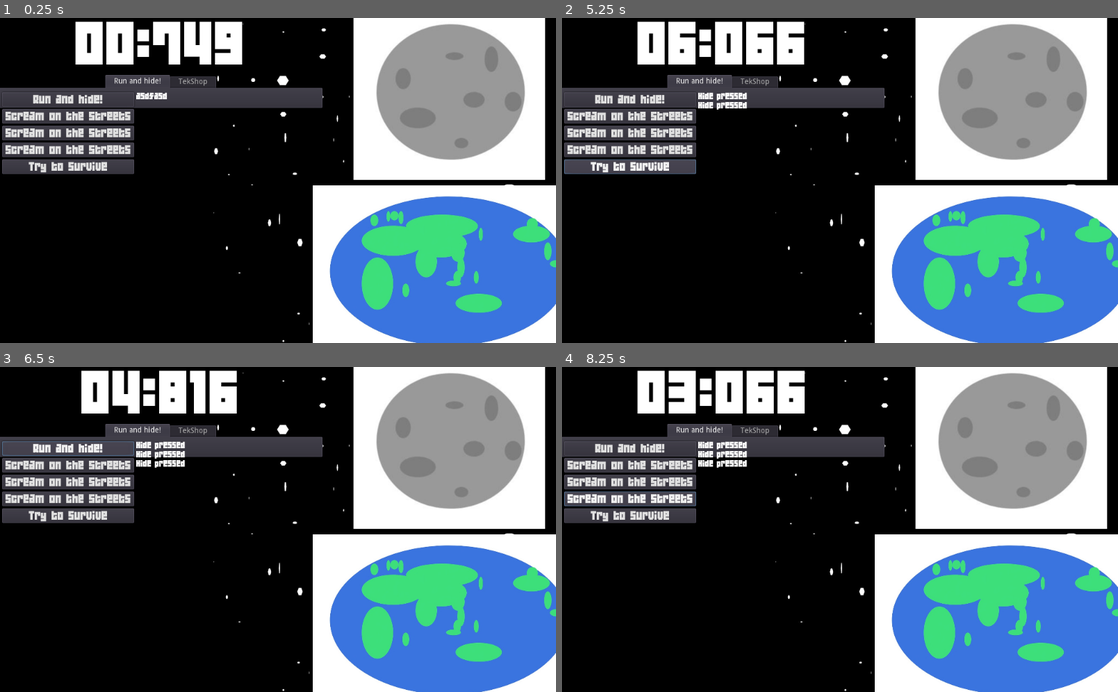
Above: before the commit, frames 1-4 (two rows, left to right).
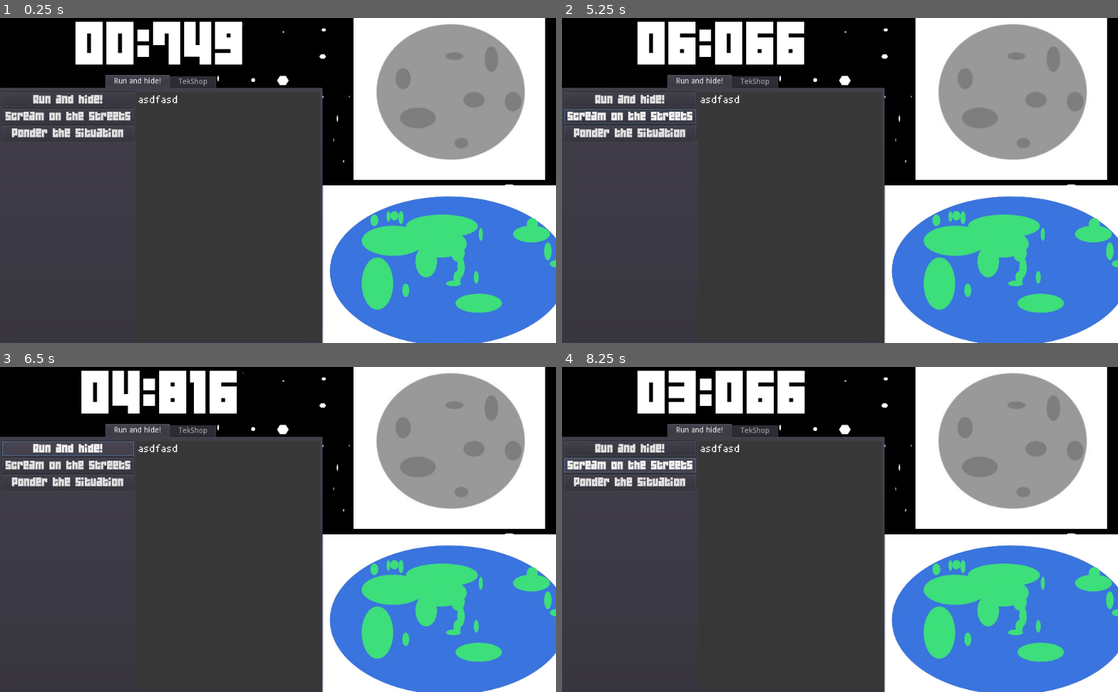
Above: after the commit, the same moments.

Repository: AngelOnFira/ludum-50
Game: Godot game, scene res://Main.tscn
Two runs of this game, one before a commit and one after it. Both use one fixed random seed, a clock stepped at 60 frames per second and the inputs below.
Inputs (mouse positions are in pixels of both pictures, inside the frame that each line leads up to):
- Up to frame 1 (0.25 s): no input
- Up to frame 2 (5.25 s): click "Run and hide!" at 0.5 s; click "Continue" at 1.25 s; click "Scream on the streets" at 2 s; click "Scream on the streets" at 2.75 s; click "Scream on the streets" (after the commit: "Ponder the situation") at 3.5 s; click "Scream on the streets" at 4.25 s; click (628, 167) at 5 s, where only the run before the commit has a clickable "Try to survive"
- Up to frame 3 (6.5 s): click "Run and hide!" at 5.75 s
- Up to frame 4 (8.25 s): click "Scream on the streets" at 6.5 s; click "Scream on the streets" (after the commit: "Ponder the situation") at 7.25 s; click "Scream on the streets" at 8 s

The runs differ from the first frame. In frame 1, 39% of the frame differs, in the area x 0-59%, y 22-100%; in frame 2, 39%; in frame 3, 39%; in frame 4, 39%.
Error after the commit: Parse Error: ',' or ']' expected (res://RunAndHide.gd:48)

Commit message:
Fonts, story

Diff:
--- a/Assets/Fonts/HelpFont.tres
+++ b/Assets/Fonts/HelpFont.tres
@@ -1,6 +1,6 @@
 [gd_resource type="DynamicFont" load_steps=2 format=2]
 
-[ext_resource path="res://Assets/Fonts/04B_19__.TTF" type="DynamicFontData" id=1]
+[ext_resource path="res://Assets/Fonts/04b/04B_19__.TTF" type="DynamicFontData" id=1]
 
 [resource]
 size = 30
--- a/Assets/Fonts/Log.tres
+++ b/Assets/Fonts/Log.tres
@@ -1,7 +1,7 @@
 [gd_resource type="DynamicFont" load_steps=2 format=2]
 
-[ext_resource path="res://Assets/Fonts/04B_19__.TTF" type="DynamicFontData" id=1]
+[ext_resource path="res://Assets/Fonts/pixelade/PIXELADE.TTF" type="DynamicFontData" id=1]
 
 [resource]
-size = 15
+size = 25
 font_data = ExtResource( 1 )
--- a/Assets/Fonts/Products.tres
+++ b/Assets/Fonts/Products.tres
@@ -1,6 +1,6 @@
 [gd_resource type="DynamicFont" load_steps=2 format=2]
 
-[ext_resource path="res://Assets/Fonts/04B_19__.TTF" type="DynamicFontData" id=1]
+[ext_resource path="res://Assets/Fonts/04b/04B_19__.TTF" type="DynamicFontData" id=1]
 
 [resource]
 size = 20
--- a/Assets/Fonts/TimerFont.tres
+++ b/Assets/Fonts/TimerFont.tres
@@ -1,6 +1,6 @@
 [gd_resource type="DynamicFont" load_steps=2 format=2]
 
-[ext_resource path="res://Assets/Fonts/04B_19__.TTF" type="DynamicFontData" id=1]
+[ext_resource path="res://Assets/Fonts/04b/04B_19__.TTF" type="DynamicFontData" id=1]
 
 [resource]
 size = 100
--- a/Main.gd
+++ b/Main.gd
@@ -66,7 +66,7 @@
 	# If time runs out, reset the timer to 10 seconds
 	if timer <= 0:
 		timer = 1000 * 10
-		$LeftSide/LeftSidePanel/Timer.text = "10:0000"
+		$LeftSide/LeftSidePanel/Timer.text = "10:000"
 		# $"LeftSide/LeftSidePanel/TabContainer/Run and hide!/LeftPanel/Money".text = "0"
 
 		# Show the StoryPanel
--- a/Main.tscn
+++ b/Main.tscn
@@ -48,9 +48,12 @@
 [node name="TabContainer" type="TabContainer" parent="LeftSide/LeftSidePanel"]
 margin_top = 105.0
 margin_right = 593.0
-margin_bottom = 165.0
+margin_bottom = 600.0
+size_flags_vertical = 3
 
 [node name="Run and hide!" type="Tabs" parent="LeftSide/LeftSidePanel/TabContainer"]
+anchor_left = 0.05
+anchor_top = 0.05
 anchor_right = 1.0
 anchor_bottom = 1.0
 margin_left = 4.0
@@ -65,7 +68,7 @@
 
 [node name="LeftPanel" type="VBoxContainer" parent="LeftSide/LeftSidePanel/TabContainer/Run and hide!/HBoxContainer"]
 margin_right = 243.0
-margin_bottom = 151.0
+margin_bottom = 434.0
 
 [node name="Hide1" type="Button" parent="LeftSide/LeftSidePanel/TabContainer/Run and hide!/HBoxContainer/LeftPanel"]
 margin_right = 243.0
@@ -85,27 +88,35 @@
 margin_right = 243.0
 margin_bottom = 89.0
 custom_fonts/font = ExtResource( 7 )
+text = "Ponder the situation"
+
+[node name="Hide4" type="Button" parent="LeftSide/LeftSidePanel/TabContainer/Run and hide!/HBoxContainer/LeftPanel"]
+visible = false
+margin_top = 93.0
+margin_right = 243.0
+margin_bottom = 120.0
+custom_fonts/font = ExtResource( 7 )
 text = "Scream on the streets"
 
-[node name="Hide4" type="Button" parent="LeftSide/LeftSidePanel/TabContainer/Run and hide!/HBoxContainer/LeftPanel"]
-margin_top = 93.0
-margin_right = 243.0
-margin_bottom = 120.0
-custom_fonts/font = ExtResource( 7 )
-text = "Scream on the streets"
-
 [node name="Search1" type="Button" parent="LeftSide/LeftSidePanel/TabContainer/Run and hide!/HBoxContainer/LeftPanel"]
+visible = false
 margin_top = 124.0
 margin_right = 243.0
 margin_bottom = 151.0
 custom_fonts/font = ExtResource( 7 )
 text = "Try to survive"
 
-[node name="HideLog" type="RichTextLabel" parent="LeftSide/LeftSidePanel/TabContainer/Run and hide!/HBoxContainer"]
-anchor_bottom = 1.0
+[node name="LogBG" type="ColorRect" parent="LeftSide/LeftSidePanel/TabContainer/Run and hide!/HBoxContainer"]
 margin_left = 247.0
-margin_right = 585.0
-margin_bottom = 151.0
+margin_right = 555.0
+margin_bottom = 434.0
+size_flags_horizontal = 3
+color = Color( 0.215686, 0.215686, 0.215686, 1 )
+
+[node name="HideLog" type="RichTextLabel" parent="LeftSide/LeftSidePanel/TabContainer/Run and hide!/HBoxContainer/LogBG"]
+margin_left = 4.0
+margin_right = 308.0
+margin_bottom = 434.0
 size_flags_horizontal = 3
 size_flags_vertical = 3
 custom_fonts/mono_font = ExtResource( 7 )
--- a/RunAndHide.gd
+++ b/RunAndHide.gd
@@ -4,23 +4,65 @@
 
 
 var log_text = []
-onready var log_node = $HBoxContainer/HideLog
+onready var log_node = $HBoxContainer/LogBG/HideLog
 
 # Called when the node enters the scene tree for the first time.
 func _ready():
 	randomize()
+
+var hide_story = [
+	"You hide under a tree, and find a dropped wallet!",
+	"As you scream, money falls from the sky!",
+	"As you think, you decide that you should try to survive. Well done, you have earned some money!"
+]
+
+var try_to_survive_story_index = 0
+var try_to_survive_story = [
+	"You look around you, and don't find much of use. Better keep searching!",
+	"You see the mall off in the distance.",
+	"You run down the street.",
+	"You keep running down the street.",
+	"You keep running down the street. (It's getting closer!)",
+	"You keep running down the street.",
+	"You keep running down the street.",
+	"You keep running down the street.",
+	"You keep running down the street. (Just a bit further!)",
+	"You keep running down the street.",
+	"You keep running down the street.",
+	"You keep running down the street.",
+	"You keep running down the street.",
+	"You keep running down the street.",
+	"You keep running down the street.",
+	"You keep running down the street.",
+	"You keep running down the street.",
+	"You keep running down the street. (You're really close!)",
+	"You keep running down the street.",
+	"You keep running down the street.",
+	"You keep running down the street.",
+	"You keep running down the street.",
+	"You keep running down the street.",
+	"You keep running down the street.",
+	"You keep running down the street.",
+	"You enter the mall.",
+	"You start looking"
+	""
+	"You find the TekShop!"
+]
 
 func _on_Hide_pressed(extra_arg_0:int):
 	# Add a random amount of money
 	blackboard.money += randi() % 40 + 10
 
 	# Add the log entry
-	if extra_arg_0 == 1:
-		log_text.insert(0, "Hide pressed")
+	log_text.insert(0, hide_story[extra_arg_0 - 1])
+
+	# If they pondered, add the survive button
+	if extra_arg_0 == 3:
+		$HBoxContainer/LeftPanel/Search1.visible = true
 
 	# Update the text log
 	var log_text_string = ""
 	for i in range(len(log_text)):
-		log_text_string += log_text[i] + "\n"
+		log_text_string += log_text[i] + "\n\n"
 
 	log_node.text = log_text_string
Renamed: Assets/Fonts/04B_19__.TTF -> Assets/Fonts/04b/04B_19__.TTF
Binary file added: Assets/Fonts/04b/about.gif
Binary file added: Assets/Fonts/pixelade/PIXELADE.TTF
Not shown, added: Assets/Fonts/pixelade/leame.txt
Not shown, added: Assets/Fonts/pixelade/llegiu-me.txt
Not shown, added: Assets/Fonts/pixelade/read me.txt
